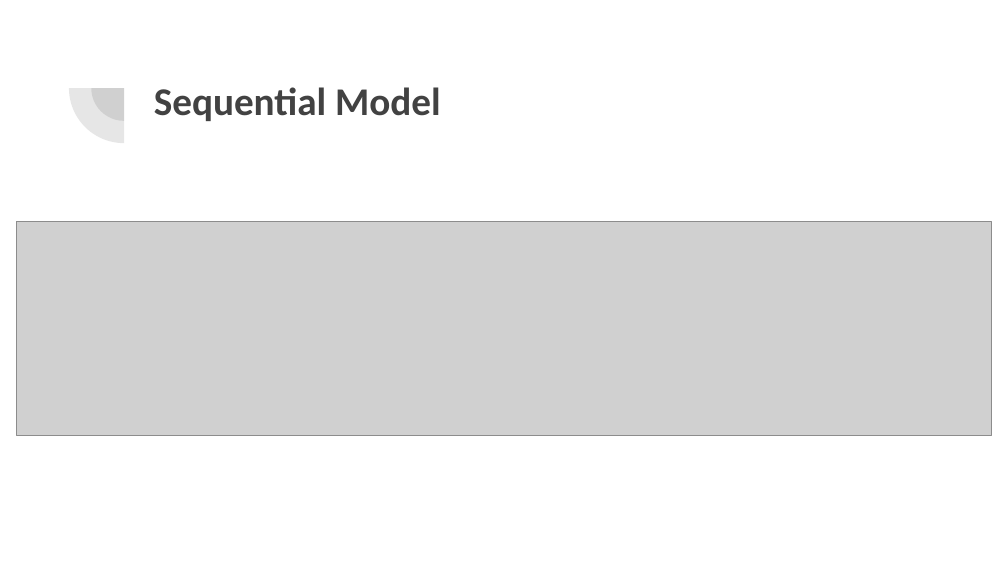
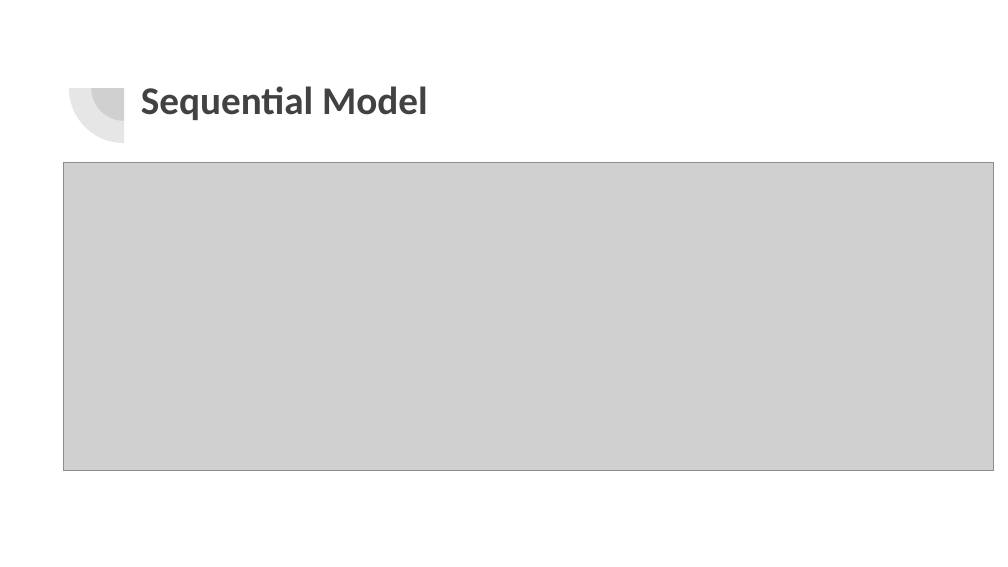
Before and after one commit to taywiljoe/Project-4, a slide deck: slide 12 of Presentation Slides/Diabetes Prediction.pptx. Drawn at 1008x567 pixels with LibreOffice and Linux fonts; fonts in the diff are those of the drawing; grey boxes stand for pictures. Boxes give left, top, right and bottom in pixels: in the first picture for what was removed or moved away, otherwise in the second. Text is boxed around its words. In the diff, an @@ line names an element or a change of style, - is before the commit and + after.

```diff
--- a/Presentation Slides/Diabetes Prediction.pptx
+++ b/Presentation Slides/Diabetes Prediction.pptx
@@ title "Sequential Model": place and size @@
-title "Sequential Model" at (154,87,441,121)
+title "Sequential Model" at (141,86,428,120)
@@ picture: place and size @@
-picture at (17,222,992,435)
+picture at (64,162,994,470)
```
Also in this commit, not shown: 2 other slides changed, 1 slide added, 1 other file.
